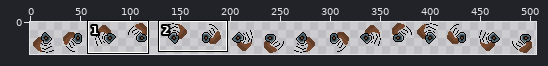
One commit to this sprite sheet: Assets/Sprites/axe/axe-spin-sheet.png. The picture above shows the old version from afar; the outline marks the close-up.
Close-up. Before:
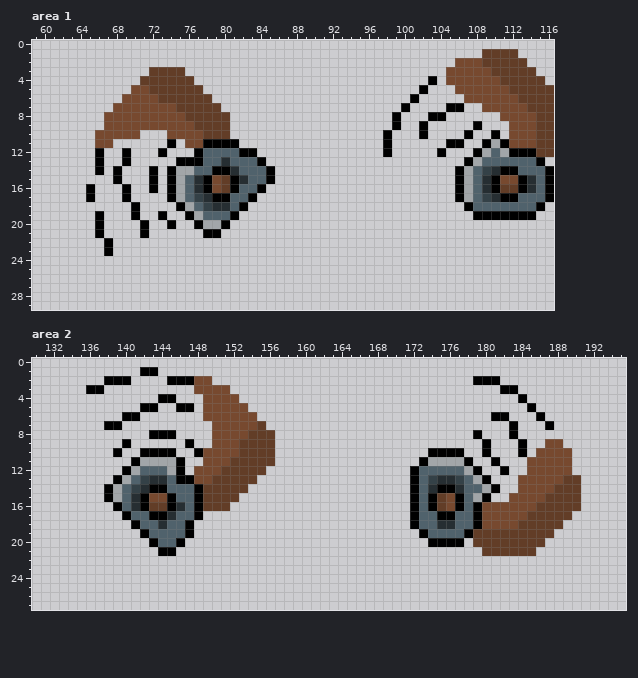
The file is 512x32 pixels. Shown: area 1: x 59..116, y 0..29; area 2: x 130..195, y 0..27. The wide view leaves out empty margins. The commit also changed other parts of the picture, which this record leaves out.
After:
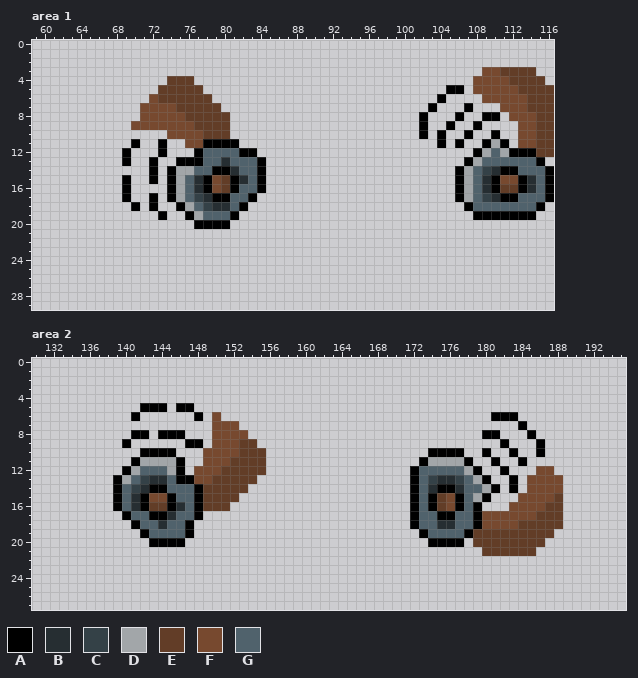
Palette (. is transparent): A #000000  B #262e32  C #344147  D #a2a6a9  E #623d27  F #77492f  G #50626c
Change:
--- area 1
@@ x 59..116 @@
  0 ..........................................................
- 1 ..................................................EEEE....
- 2 ...............................................FFFEEEEE...
- 3 .............EEEE.............................FFFFFEEEEE..
- 4 ............EEEEEE..........................A.FFFFFFEEEEE.
- 5 ...........FFEEEEEE........................A...FFFFFFEEEEE
- 6 ..........FFFFEEEEEE......................A.....FFFFFFEEEE
- 7 .........FFFFFFFEEEEE....................A....AA..FFFFFEEE
- 8 ........FFFFFFFFFEEEEE..................A...AA......FFFFEE
- 9 ........FFFFFFFFFFEEEE..................A..A.....A...FFFEE
-10 .......FFFFF...FFFFEEE.................A...A....A..A.FFFEE
-11 .......FF......A.FFAAAA................A......AA..ADAFFFEE
-12 .......A..A...A...AGGGGAA..............A.....A...ADGDAAAEE
-13 .......A..A.....AAAGGBGGGA......................ADGGGGGGA.
-14 .......A.A...A.ADDGGAABGGGA....................ADGCBAAGGGA
-15 .........A...A.ADGBAFEABGGA....................ADGBAFFABGA
-16 ......A...A..A.ADGBAFEAGGA.....................ADGBAEEABGA
-17 ......A...A....ADGCBAAGGA......................ADGCBAAGGGA
-18 ...........A....ADGCBBGA........................AGGGGGGGA.
-19 .......A...A..A..ADGGGA..........................AAAAAAA..
-20 .......A....A..A..ADDA....................................
-21 .......A....A......AA.....................................
-22 ........A.................................................
-23 ........A.................................................
+ 1 ..........................................................
+ 2 ..........................................................
+ 3 ..................................................FFEEEE..
+ 4 ...............EEE...............................FFFFEEEE.
+ 5 ..............EEEEE...........................AA.FFFFFEEEE
+ 6 .............FEEEEEE.........................A....FFFFFEEE
+ 7 ............FFFFEEEEE.......................A...A...FFFEEE
+ 8 ............FFFFFEEEEE.....................A...A..AA.FFFEE
+ 9 ...........FFFFFFFEEEE.....................A..A..A....FFEE
+10 ...............FFFFEEE.....................A.A..A..A..FFEE
+11 ...........A..A..FFAAAA......................A.A..ADA.FFEE
+12 ..........A...A...AGGGGAA........................ADGDAAAEE
+13 ..........A..A..AAAGGBGGGA......................ADGGGGGGA.
+14 .............A.ADDGGAABGGA.....................ADGCBAAGGGA
+15 ..........A..A.ADGBAFEABGA.....................ADGBAFFABGA
+16 ..........A....ADGBAFEAGGA.....................ADGBAEEABGA
+17 ..........A..A.ADGCBAAGGA......................ADGCBAAGGGA
+18 ...........A.A..ADGCBBGA........................AGGGGGGGA.
+19 ..............A..ADGGGA..........................AAAAAAA..
+20 ..................AAAA....................................
+21 ..........................................................
+22 ..........................................................
+23 ..........................................................
 24 ..........................................................
--- area 2
@@ x 130..195 @@
  0 ..................................................................
- 1 ............AA....................................................
- 2 ........AAA....AAAFF.............................AAA..............
- 3 ......AA..........FFFF..............................AA............
- 4 ..............AA...FFFF...............................A...........
- 5 ............AA..AA.FFFFF...............................A..........
- 6 ..........AA.......FFFFFF..........................AA...A.........
- 7 ........AA..........FFFFFE...........................A...A........
- 8 .............AAA....FFFFEEE......................A...A............
- 9 ..........A......A..FFFEEEE.......................A...A..FF.......
-10 .........A..AAAA..AFFFFEEEE.................AAAA..A...A.FFFF......
-11 ...........ADDDDA..FFFEEEEE................ADDDDA..A...FFFFF......
-12 ..........ADGGGDA.FFFEEEEE................AGGGGGDA..A..FFFFF......
-13 .........ADGCBBGAAFFEEEEE.................AGCBBCGDA...FFFFFEE.....
-14 ........ADGCBAAGGGAEEEEE..................AGBAABGGDA..FFFFEEE.....
-15 ........ADGBAFFAGGAEEEE...................AGAEFAGDA..FFFFEEEE.....
-16 .........AGBAEEABGAEEE....................AGAEFAGAFFFFFFEEEEE.....
-17 ..........AGGAABGGA.......................AGGAAGGAFFFFFEEEEE......
+ 1 ..................................................................
+ 2 ..................................................................
+ 3 ..................................................................
+ 4 ..................................................................
+ 5 ............AAA.AA................................................
+ 6 ...........A......A.F..............................AAA............
+ 7 ....................FFF...............................A...........
+ 8 ...........AA.AAA...FFFF..........................AA...A..........
+ 9 ..........A......AA.FFFEE...........................A...A.........
+10 ............AAAA...FFFFEEE..................AAAA..A..A..A.........
+11 ...........ADDDDA..FFFEEEE.................ADDDDA..A..A...........
+12 ..........ADGGGDA.FFFEEEEE................AGGGGGDA..A...FF........
+13 .........ADGCBBGAAFFEEEEE.................AGCBBCGDA..A.FFFF.......
+14 .........AGCBAAGGGAEEEEE..................AGBAABGGDA.A.FFFF.......
+15 .........AGBAFFAGGAEEEE...................AGAEFAGDA...FFFFE.......
+16 .........AGBAEEABGAEEE....................AGAEFAGA...FFFFEE.......
+17 ..........AGGAABGGA.......................AGGAAGGAFFFFFFEEE.......
 18 ...........AGGBGGA........................AGGBBGGAFFFFEEEEE.......
 19 ............AGGGGA.........................AGGGGAEEEEEEEEE........
-20 .............AGGA...........................AAAA.EEEEEEEE.........
-21 ..............AA..................................EEEEEE..........
+20 .............AAAA...........................AAAA.EEEEEEEE.........
+21 ..................................................EEEEEE..........
 22 ..................................................................
Boxes around the changes in both close-ups, in picture pixels (x1, y1, x2, y2):
changed: (383, 49, 527, 157)
changed: (86, 67, 221, 256)
changed: (257, 166, 275, 184)
changed: (86, 367, 275, 556)
changed: (473, 376, 581, 520)
